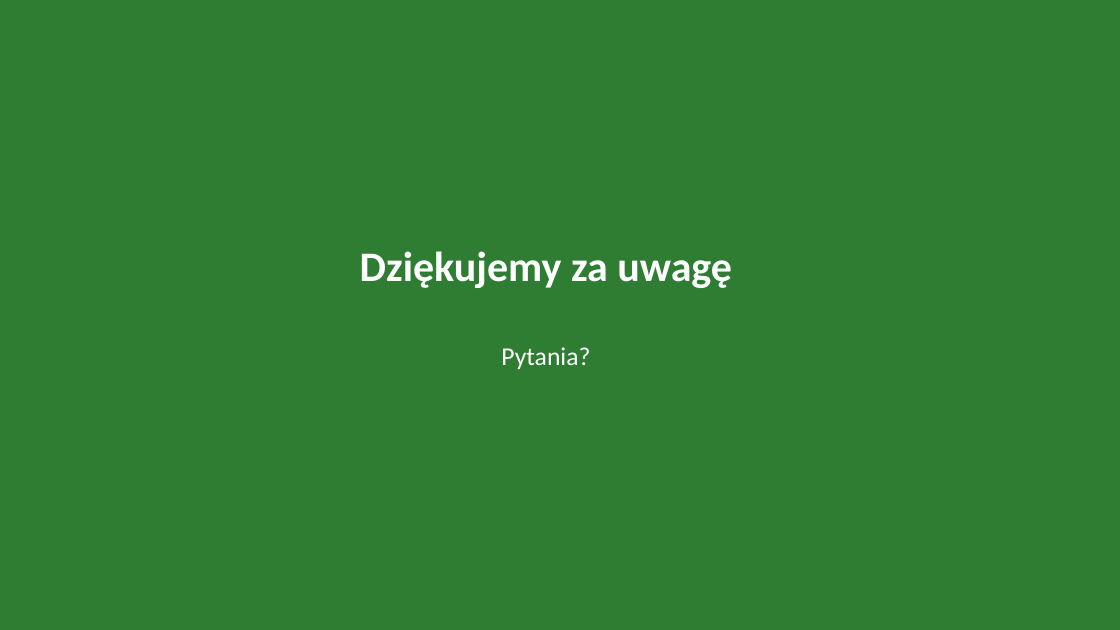
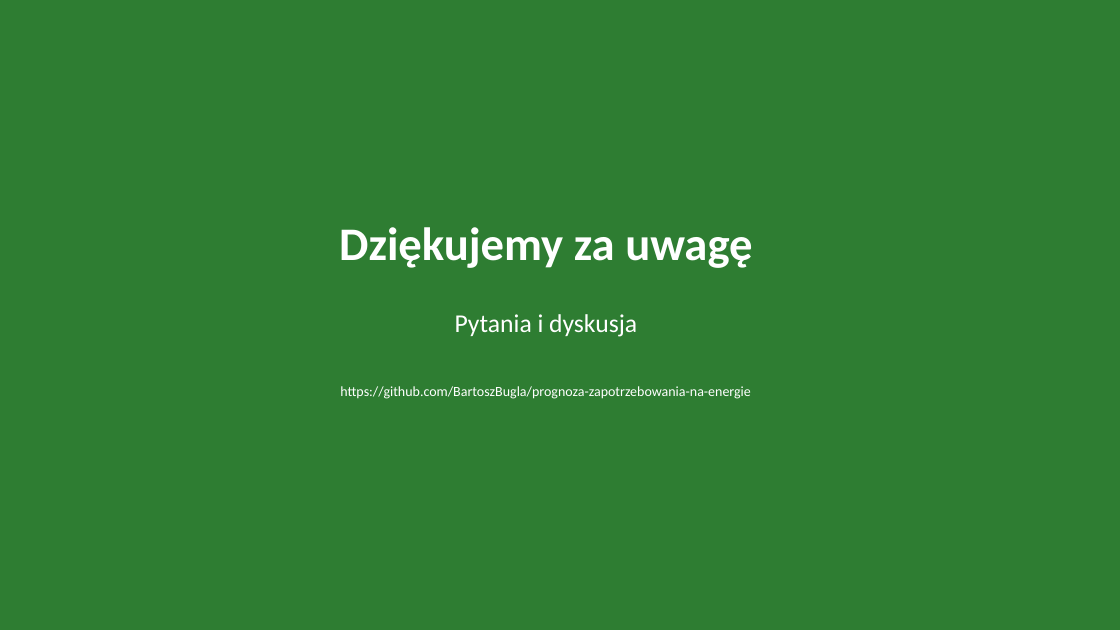
Before and after one commit to BartoszBugla/prognoza-zapotrzebowania-na-energie, a slide deck: slide 27 of docs/prezentacja.pptx (slide 12 before the commit). Drawn at 1120x630 pixels with LibreOffice and Linux fonts; fonts in the diff are those of the drawing. Boxes give left, top, right and bottom in pixels: in the first picture for what was removed or moved away, otherwise in the second. Text is boxed around its words. In the diff, an @@ line names an element or a change of style, - is before the commit and + after.

```diff
--- a/docs/prezentacja.pptx
+++ b/docs/prezentacja.pptx
@@ text "Dziękujemy za uwagę": place and size @@
-text "Dziękujemy za uwagę" at [360,251,732,288]
+text "Dziękujemy za uwagę" at [339,227,752,268]
@@ text "Dziękujemy za uwagę" at [339,227,752,268]: size 36 to 40 pt @@
@@ text at [455,314,637,337]: text changed @@
-Pytania?
+Pytania i dyskusja
@@ text added at [340,386,750,399], 12 pt, text #FFFFFF @@
+https://github.com/BartoszBugla/prognoza-zapotrzebowania-na-energie
```
Also in this commit, not shown: 5 other slides changed, 21 slides added, 6 slides removed, 5 other files.
